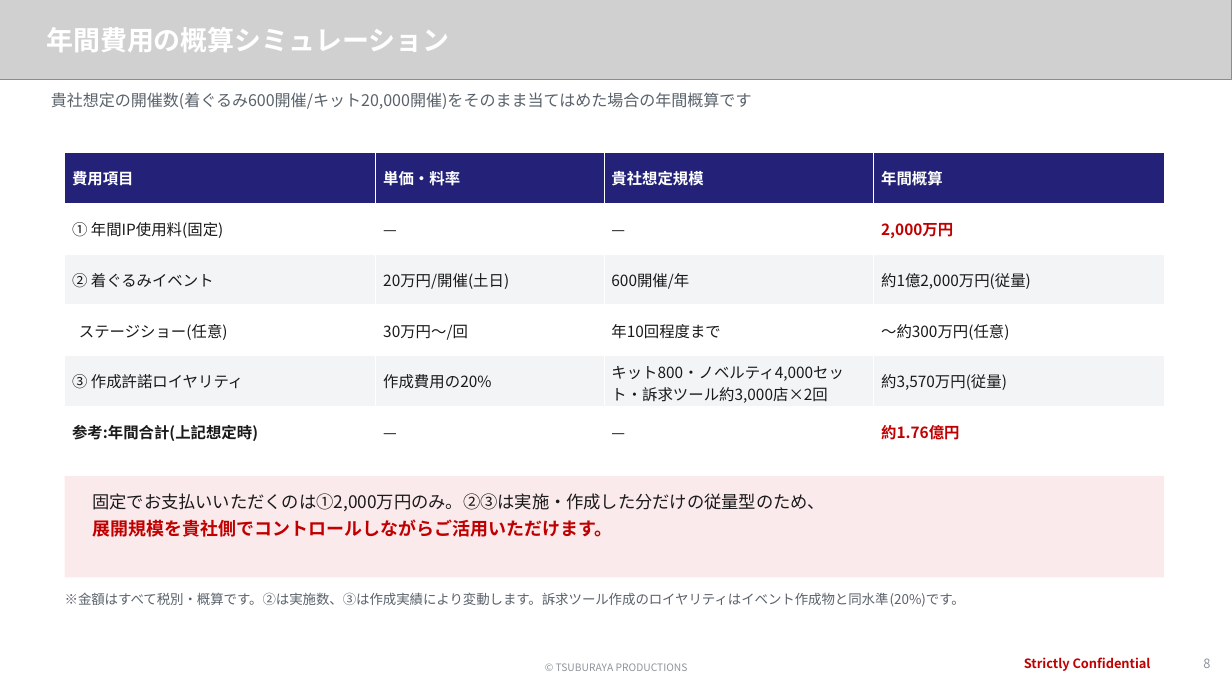
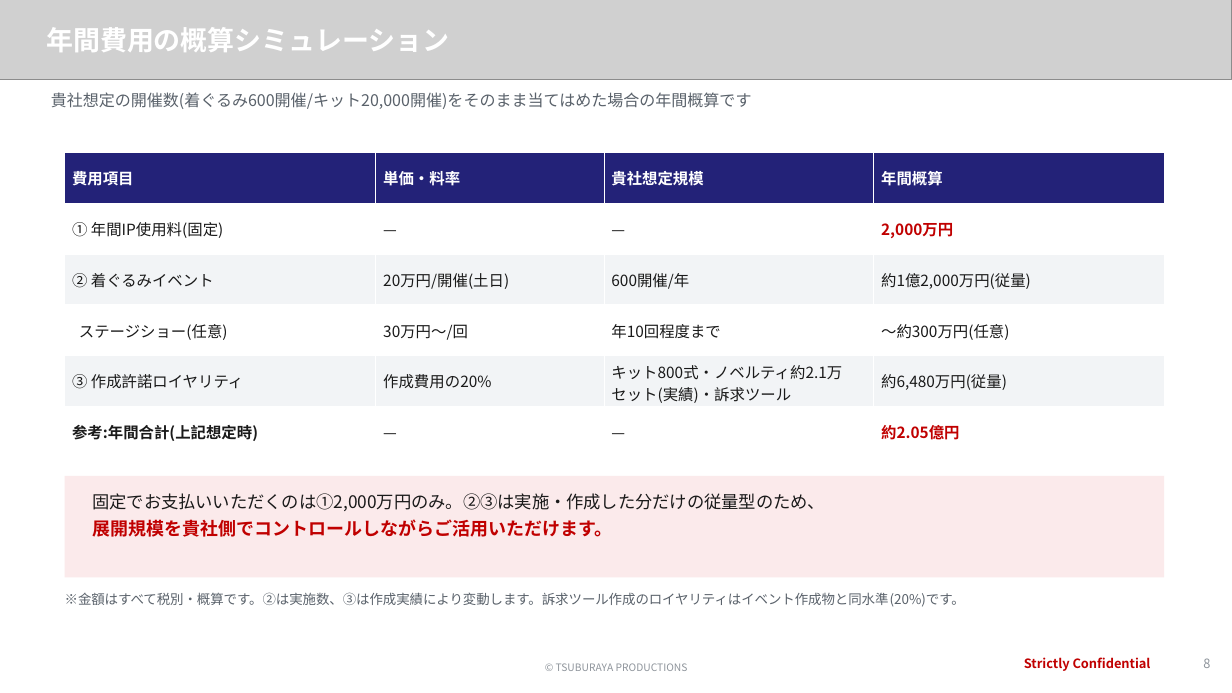
Before and after one commit to hayatoshintani-spe/kessho-lens, a slide deck: slide 8 of docs/proposals/softbank-ultraman-caravan/SoftBank様向け_お見積りご回答.pptx. Drawn at 1232x693 pixels with LibreOffice and Linux fonts; fonts in the diff are those of the drawing; grey boxes stand for pictures. Boxes give left, top, right and bottom in pixels: in the first picture for what was removed or moved away, otherwise in the second. Text is boxed around its words. In the diff, an @@ line names an element or a change of style, - is before the commit and + after.

```diff
--- a/docs/proposals/softbank-ultraman-caravan/SoftBank様向け_お見積りご回答.pptx
+++ b/docs/proposals/softbank-ultraman-caravan/SoftBank様向け_お見積りご回答.pptx
@@ table at (65,152,1165,457) @@
-row 5, column 3: キット800・ノベルティ4,000セット・訴求ツール約3,000店×2回
+row 5, column 3: キット800式・ノベルティ約2.1万セット(実績)・訴求ツール
-row 5, column 4: 約3,570万円(従量)
+row 5, column 4: 約6,480万円(従量)
-row 6, column 4: 約1.76億円
+row 6, column 4: 約2.05億円
```
Also in this commit, not shown: 1 other slide changed, 11 other files.
